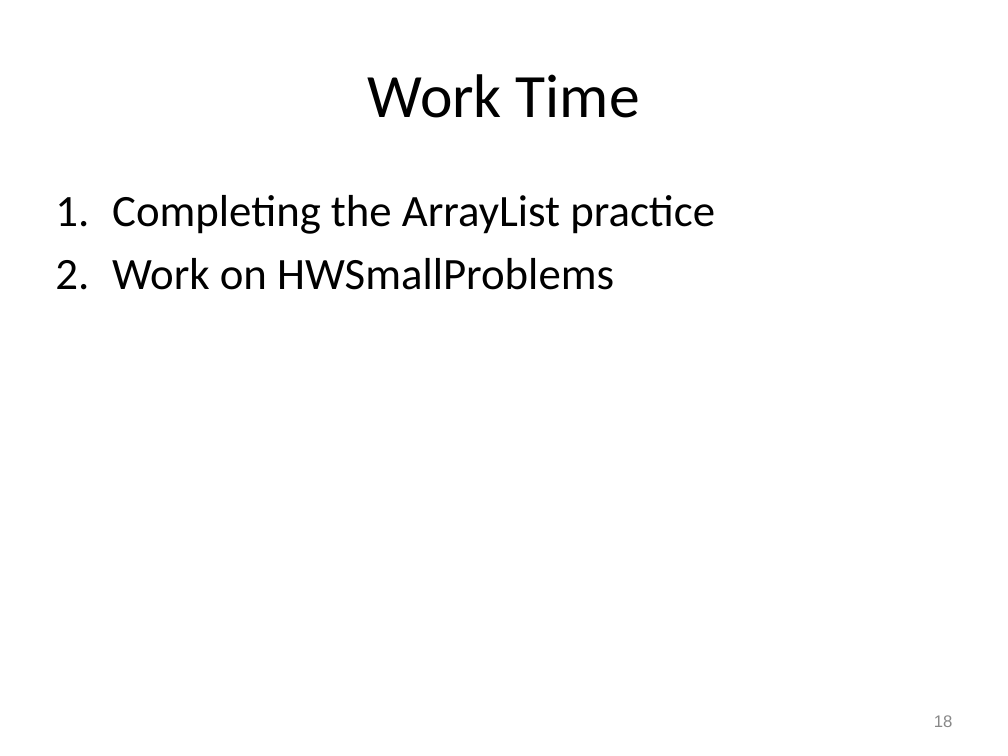
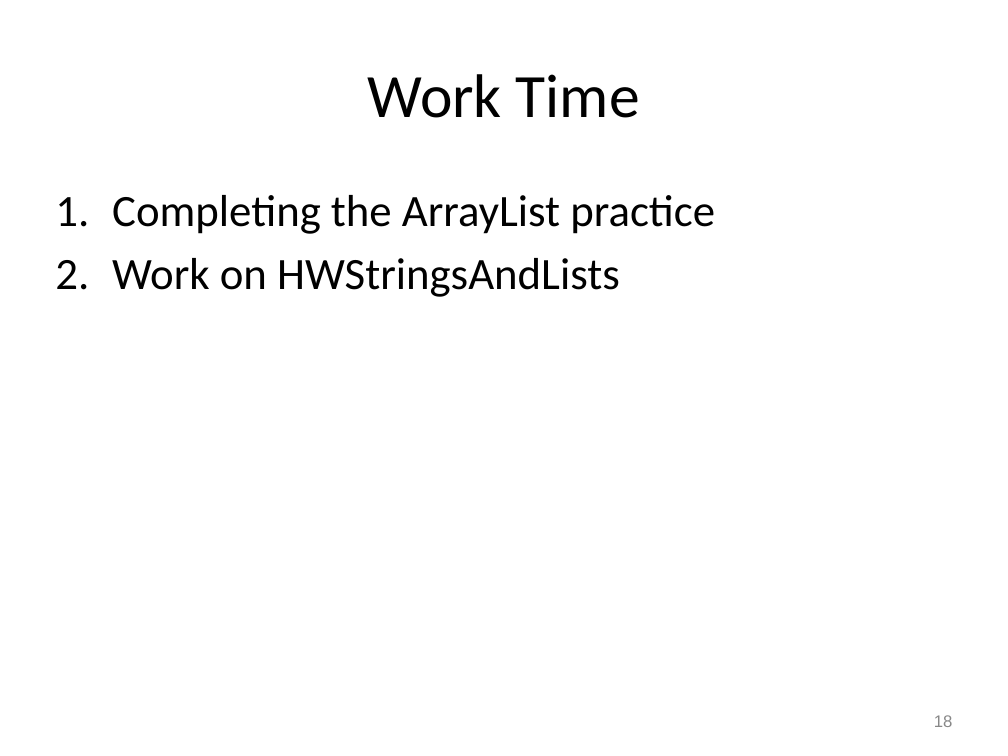
Before and after one commit to RHIT-CSSE/csse220, a slide deck: slide 18 of ClassMaterials/UsingObjectsAndAPIs/Slides/Part2-JavaArrayLists.pptx. Drawn at 1008x756 pixels with LibreOffice and Linux fonts; fonts in the diff are those of the drawing. Boxes give left, top, right and bottom in pixels: in the first picture for what was removed or moved away, otherwise in the second. Text is boxed around its words. In the diff, an @@ line names an element or a change of style, - is before the commit and + after.

Commit message:
Update ArrayList slides

```diff
--- a/ClassMaterials/UsingObjectsAndAPIs/Slides/Part2-JavaArrayLists.pptx
+++ b/ClassMaterials/UsingObjectsAndAPIs/Slides/Part2-JavaArrayLists.pptx
@@ text at <box>112,258,620,297</box>: text changed @@
-2. Work on HWSmallProblems
+2. Work on HWStringsAndLists
```
